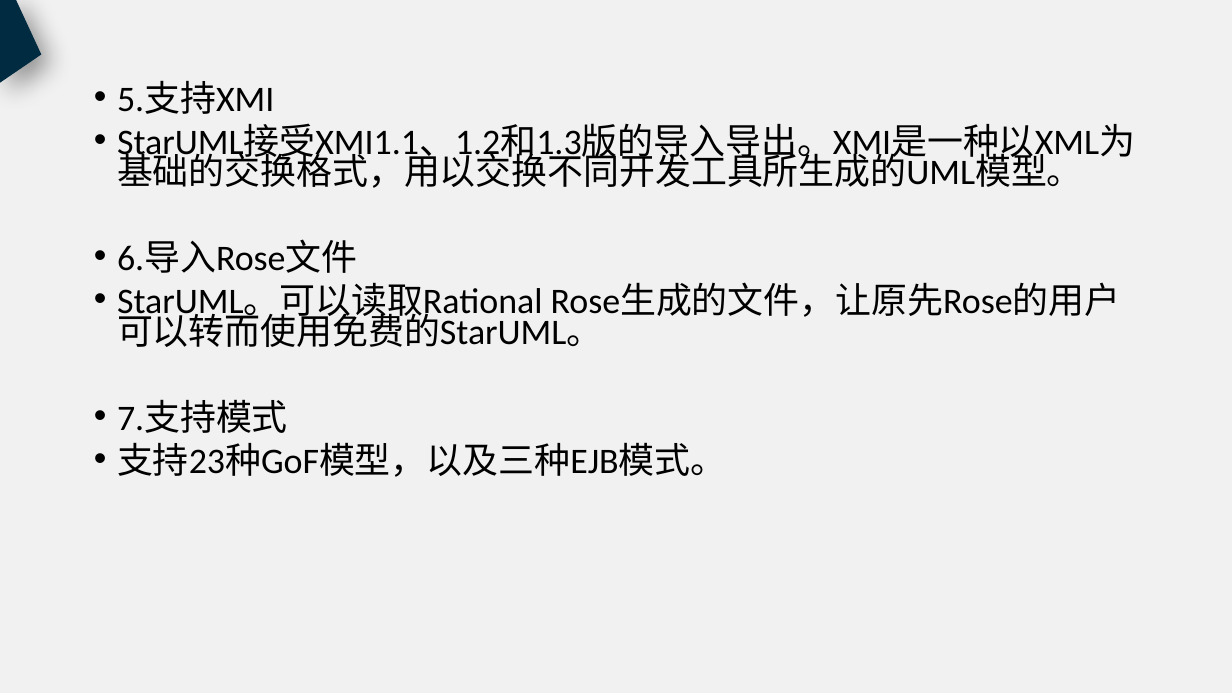
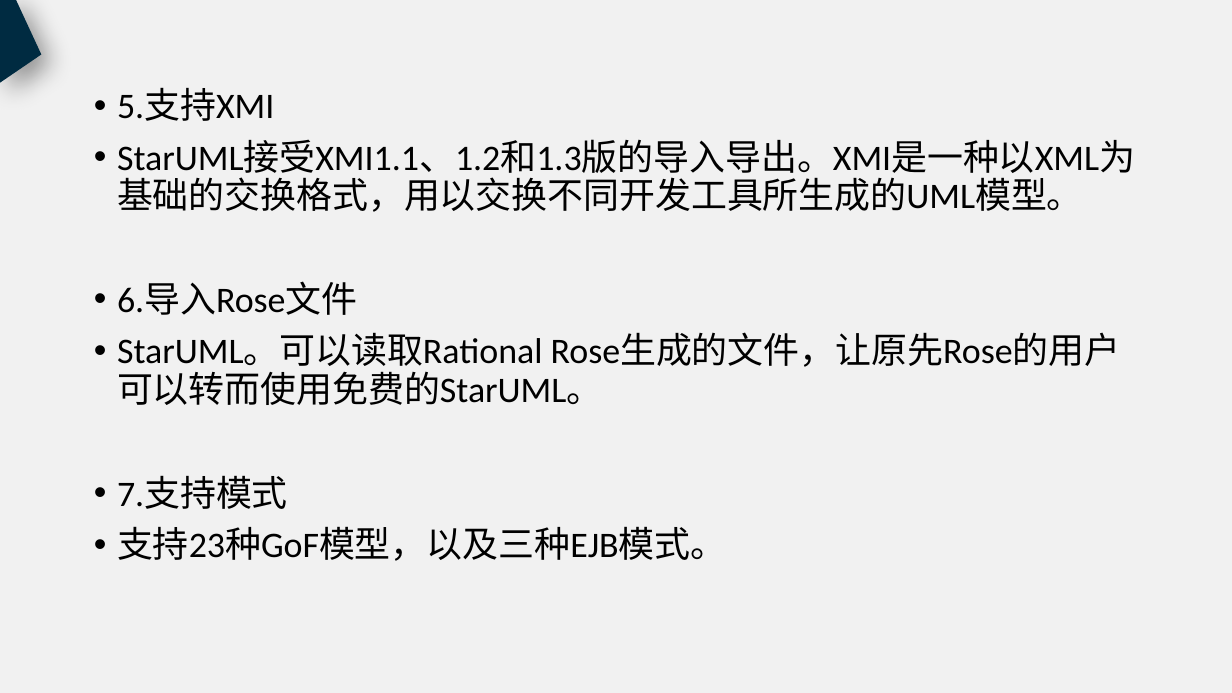
Before and after one commit to PRD2018-G18/PRD2018, a slide deck: slide 21 of 非受控文档/过程文档/UML工具/UML工具.pptx. Drawn at 1232x693 pixels with LibreOffice and Linux fonts; fonts in the diff are those of the drawing. Boxes give left, top, right and bottom in pixels: in the first picture for what was removed or moved away, otherwise in the second. Text is boxed around its words. In the diff, an @@ line names an element or a change of style, - is before the commit and + after.

```diff
--- a/非受控文档/过程文档/UML工具/UML工具.pptx
+++ b/非受控文档/过程文档/UML工具/UML工具.pptx
@@ text "5.支持XMI" at [117,88,1135,561]: line spacing 0.7 to 0.9 @@
```
Also in this commit, not shown: 13 other slides changed, 1 slide added.
